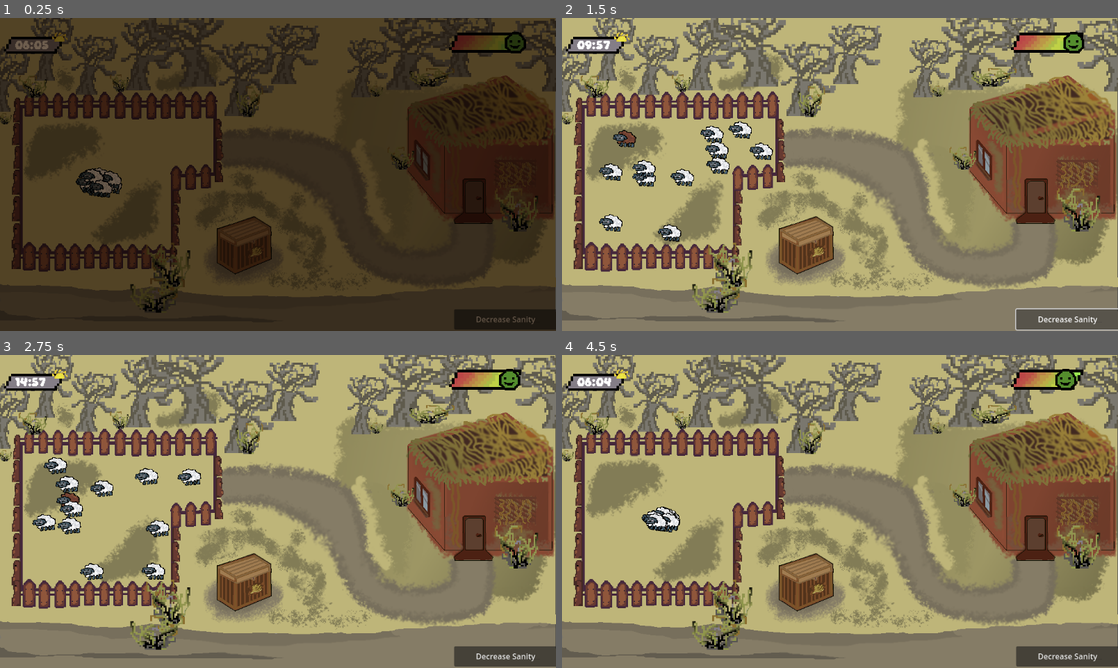
Above: before the commit, frames 1-4 (two rows, left to right).
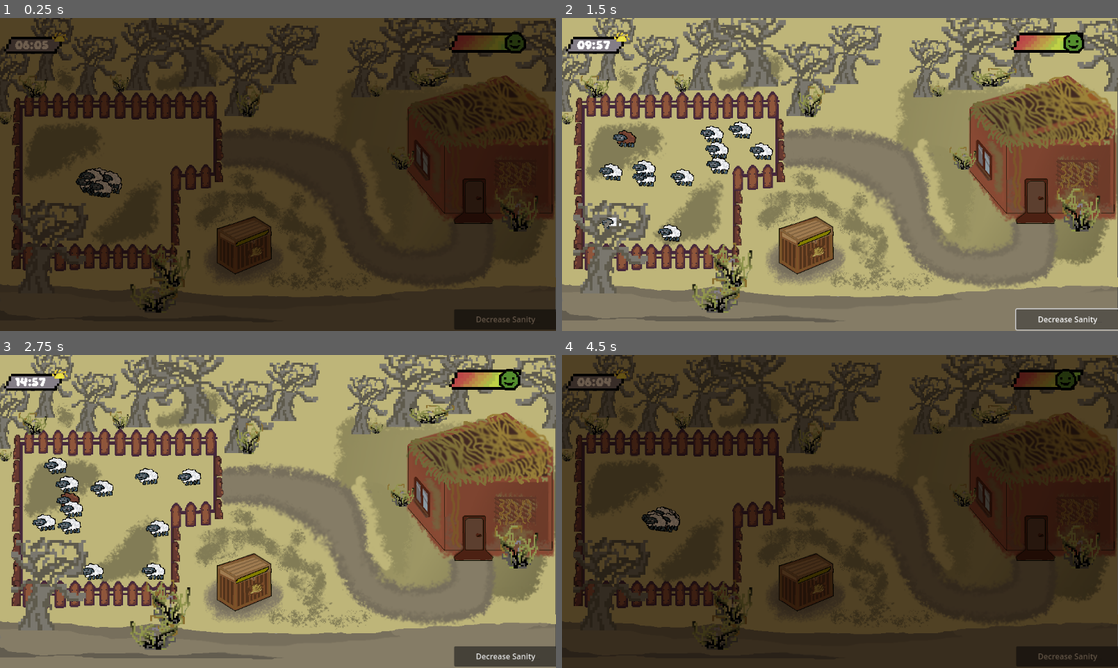
Above: after the commit, the same moments.

Repository: beepboop32/Farm-Jam-2025
Game: Godot game, scene res://Scenes/MainScene.tscn
The game is run twice, just before and just after one commit, with the same random seed, the same clock (stepped at 60 frames per second) and the same inputs.
Inputs (mouse positions are in pixels of both pictures, inside the frame that each line leads up to):
- Up to frame 1 (0.25 s): no input
- Up to frame 2 (1.5 s): click (595, 43) at 0.5 s; click "Decrease Sanity" at 1.25 s
- Up to frame 3 (2.75 s): click (33, 380) at 2 s
- Up to frame 4 (4.5 s): click "Decrease Sanity" at 2.75 s; click (595, 380) at 3.5 s; click "Start New Day" at 4.25 s

The runs differ from the first frame. In frame 1, 1.4% of the frame differs, in the area x 2-49%, y 58-86%; in frame 2, 1.9%; in frame 3, 1.9%; in frame 4, 99%, in the area x 0-100%, y 0-100%.
Error after the commit: Cannot call method 'get_node' on a null value. (res://Scripts/global.gd:85)

Commit message:
Updated the house

Diff:
--- a/farm-jam/Scenes/HomeScene.tscn
+++ b/farm-jam/Scenes/HomeScene.tscn
@@ -1,15 +1,16 @@
 [gd_scene load_steps=3 format=3 uid="uid://ct054atm8foav"]
 
 [ext_resource type="Script" uid="uid://hq7weqvxpk7h" path="res://Scripts/home_scene.gd" id="1_5xu7f"]
-[ext_resource type="Texture2D" uid="uid://bc4048pcsv4sd" path="res://Assets/Sprites/pixelart/brownSheep1t.png" id="1_mmdh1"]
+[ext_resource type="Texture2D" uid="uid://bk4po7npjj3ol" path="res://Assets/Sprites/pixelart/houseInterior.png" id="2_5xu7f"]
 
 [node name="Node2D" type="Node2D"]
 script = ExtResource("1_5xu7f")
 
-[node name="Temp art" type="Sprite2D" parent="."]
-position = Vector2(555, 80.5)
-scale = Vector2(19.625, 3.65625)
-texture = ExtResource("1_mmdh1")
+[node name="HouseInterior" type="Sprite2D" parent="."]
+position = Vector2(-51, -30)
+scale = Vector2(1.04427, 1.0463)
+texture = ExtResource("2_5xu7f")
+centered = false
 
 [node name="Button" type="Button" parent="."]
 offset_left = 908.0
--- a/farm-jam/Scenes/MainScene.tscn
+++ b/farm-jam/Scenes/MainScene.tscn
@@ -11,6 +11,8 @@
 [ext_resource type="Texture2D" uid="uid://n4m3fkvrfpek" path="res://Assets/Sprites/pixelart/happySanity.png" id="7_f140w"]
 [ext_resource type="Texture2D" uid="uid://cbtv3e7butlam" path="res://Assets/Sprites/pixelart/midSanity.png" id="8_xb4mg"]
 [ext_resource type="PackedScene" uid="uid://c2tq7thewar7n" path="res://Scenes/SheepScene.tscn" id="9_0iob3"]
+[ext_resource type="Texture2D" uid="uid://b0bkrkykwraca" path="res://Assets/Sprites/pixelart/deadTree1.png" id="12_xb4mg"]
+[ext_resource type="Script" uid="uid://bcoiupcd3oktd" path="res://Scripts/FoodBox.gd" id="13_6t1o7"]
 
 [sub_resource type="LabelSettings" id="LabelSettings_tr2i4"]
 font = ExtResource("4_q68mp")
@@ -33,17 +35,20 @@
 [sub_resource type="RectangleShape2D" id="RectangleShape2D_4b75m"]
 size = Vector2(439.5, 57)
 
+[sub_resource type="RectangleShape2D" id="RectangleShape2D_5qxwa"]
+size = Vector2(115, 122)
+
 [node name="Node2D" type="Node2D" node_paths=PackedStringArray("spawnPoint")]
 script = ExtResource("1_tr2i4")
 sheepScene = ExtResource("9_0iob3")
 spawnPoint = NodePath("Spawn Point")
 
+[node name="Modulator" type="CanvasModulate" parent="."]
+
 [node name="Background" type="Sprite2D" parent="."]
 texture = ExtResource("2_xb4mg")
 centered = false
 metadata/_edit_lock_ = true
-
-[node name="Modulator" type="CanvasModulate" parent="."]
 
 [node name="Time Stuff" type="Node2D" parent="."]
 position = Vector2(6, 13)
@@ -136,5 +141,36 @@
 text = "Decrease Sanity"
 metadata/_edit_use_anchors_ = true
 
+[node name="Dead Tree 1" type="Sprite2D" parent="."]
+visibility_layer = 512
+z_index = 4096
+position = Vector2(103, 473.5)
+scale = Vector2(5, 6.03125)
+texture = ExtResource("12_xb4mg")
+
+[node name="FoodBar" type="TextureProgressBar" parent="."]
+texture_filter = 1
+offset_left = 477.0
+offset_top = 452.0
+offset_right = 560.0
+offset_bottom = 492.0
+rotation = -0.383972
+value = 100.0
+nine_patch_stretch = true
+stretch_margin_left = 5
+stretch_margin_right = 6
+texture_progress = ExtResource("3_y4jh7")
+tint_progress = Color(1, 1, 0, 1)
+
+[node name="Area2D" type="Area2D" parent="."]
+position = Vector2(514, 471)
+script = ExtResource("13_6t1o7")
+
+[node name="CollisionShape2D" type="CollisionShape2D" parent="Area2D"]
+position = Vector2(-8.5, -1)
+shape = SubResource("RectangleShape2D_5qxwa")
+
 [connection signal="pressed" from="Time Stuff/Time Progress Bar" to="." method="_on_time_button_pressed"]
 [connection signal="pressed" from="Decrease Sanity" to="." method="_on_decrease_sanity_pressed"]
+[connection signal="mouse_entered" from="Area2D" to="Area2D" method="_on_mouse_entered"]
+[connection signal="mouse_exited" from="Area2D" to="Area2D" method="_on_mouse_exited"]
--- /dev/null
+++ b/farm-jam/Scripts/FoodBox.gd
@@ -0,0 +1,28 @@
+extends Area2D
+var hovered = false
+
+func _ready() -> void:
+	$"/root/Node2D/FoodBar".value = Global.foodInBox
+
+func _input(event):
+	if event is InputEventMouseButton and hovered:
+		if event.is_pressed():
+			if event.button_index == MOUSE_BUTTON_WHEEL_UP:
+				if Global.foodInHand > 0:
+					Global.foodInBox += 1
+					Global.foodInHand -= 1
+					print(Global.foodInHand)
+			if event.button_index == MOUSE_BUTTON_WHEEL_DOWN:
+				if Global.foodInBox > 0:
+					Global.foodInBox -= 1
+					Global.foodInHand += 1
+					print(Global.foodInHand)
+
+func _physics_process(delta: float) -> void:
+	$"/root/Node2D/FoodBar".value = Global.foodInBox
+
+
+func _on_mouse_entered() -> void:
+	hovered = true
+func _on_mouse_exited() -> void:
+	hovered = false
--- a/farm-jam/Scripts/global.gd
+++ b/farm-jam/Scripts/global.gd
@@ -13,6 +13,8 @@
 var isDaytime: bool = true
 var speedMultiplier := 1.0
 var sheepCount = 12
+var foodInHand = 0
+var foodInBox = 100
 
 @onready var modulator: CanvasModulate = get_tree().current_scene.get_node("Modulator")
 
@@ -80,6 +82,7 @@
 	else:
 		brightness = dayBrightness
 		color = Color(1, 1, 1, 1)
+	modulator = get_tree().current_scene.get_node("Modulator")
 	if modulator:
 		modulator.color = Color(color.r * brightness, color.g * brightness, color.b * brightness, 1.0)
 
Not shown, added: farm-jam/Assets/Sprites/pixelart/deadTree1.png.import
Not shown, added: farm-jam/Assets/Sprites/pixelart/houseInterior.png.import
Not shown: 1 places in farm-jam/Scenes/MainScene.tscn that only renumber resources
Not shown, added: farm-jam/Scripts/FoodBox.gd.uid
